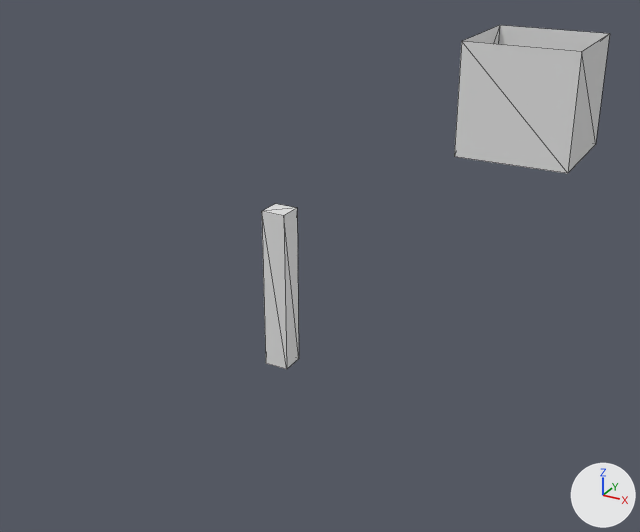
What one commit did to the glTF model public/Poles.glb.
Before and after are seen from a 50 mm camera at (2.61, -3.19, 2.26) aimed at (-0.14, 1.8, -0.23). Every picture has the same lights, and +X, +Y and +Z are marked at lower right. Mesh edges are drawn as thin lines. Where no turn or scale is listed for an object, it has been applied to the vertices. Vertices at the same position are counted once.

Names of what the first picture shows: 'Poles', 'Tube'.
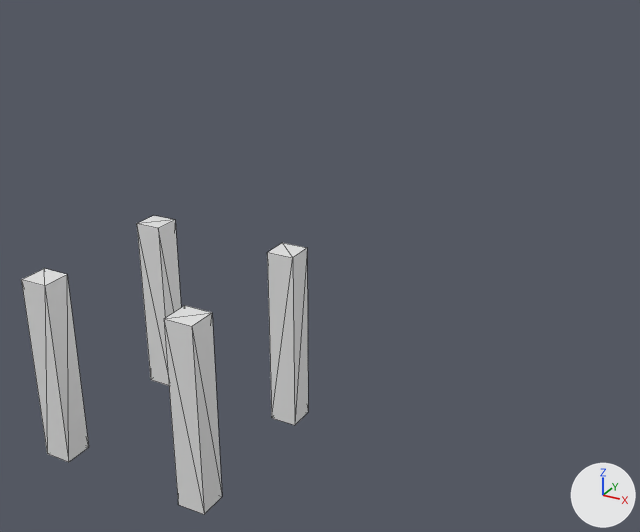
Patch to the scene script:
```diff
--- a/public/Poles.glb.py
+++ b/public/Poles.glb.py
@@ me_cube_084 @@
 me_cube_084.from_pydata(...)  # 8 vertices, 12 faces; spans x -0.5..-0.35, y 0.35..0.5, z -0.5..0.5
 # used by ob_poles; location = (0.5, 0.5, 0.0)
+# me_cube_084 part 1: a new loose piece, a box spanning x 0.35..0.5, y 0.35..0.5, z -0.5..0.5, in mat_material_076 (white #e7e7e7)
+# me_cube_084 part 2: a new loose piece, a box spanning x -0.5..-0.35, y -0.5..-0.35, z -0.5..0.5, in mat_material_076 (white #e7e7e7)
+# me_cube_084 part 3: a new loose piece, a box spanning x 0.35..0.5, y -0.5..-0.35, z -0.5..0.5, in mat_material_076 (white #e7e7e7)
 me_cube_084.materials.append(mat_material_076)
@@ ob_poles @@
 ob_poles = bpy.data.objects.new('Poles', me_cube_084)
-ob_poles.location = (0.5, 0.5, 0.0)
+ob_poles.location = (0.0, 0.0, 0.0)
@@ ob_tube @@
-ob_tube = bpy.data.objects.new('Tube', me_cube_088)
-ob_tube.location = (0.5, 4.5, 0.5)
```

Location of each change, [x1, y1, x2, y2] in pixels of the pictures (640 x 532 px):
'Poles', reshaped, moved (658% wider, 80% taller)
    before: [262, 204, 299, 369]
    after: [21, 216, 308, 514]
'Tube', deleted
    before: [454, 25, 610, 173]
part 1 of me_cube_084, added
    after: [267, 243, 308, 425]
part 2 of me_cube_084, added
    after: [21, 268, 89, 462]
part 3 of me_cube_084, added
    after: [164, 305, 222, 514]
